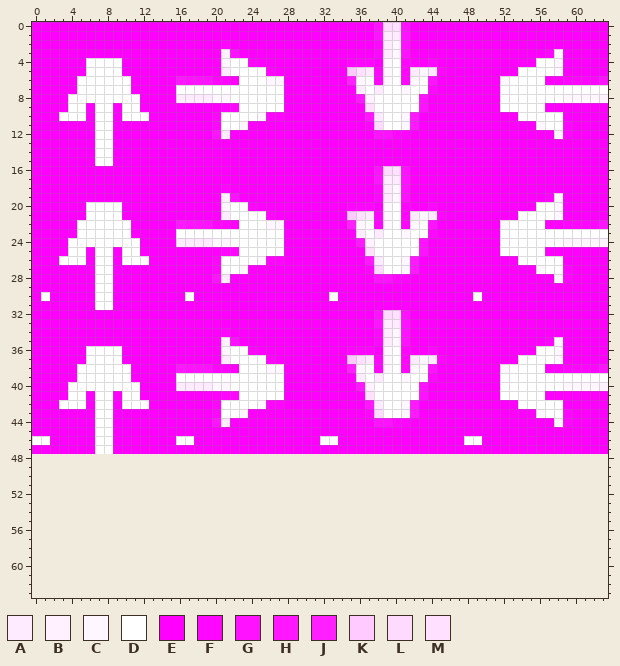
Two states of a pixel-art sprite, res/textures/entitys/mobs/player.png. Above, as it was before the edit.
The file is 64x48 pixels. Colours within 5 levels of each other are drawn and written as one. The old version is drawn lined up with the new one, on the new canvas.
Palette (. is transparent): A #ffebff  B #fff1ff  C #fff7ff  D #ffffff  E #ff00ff  F #ff07ff  G #ff12ff  H #ff18ff  J #ff1fff  K #ffcaff  L #ffdaff  M #ffe0ff
Pixels before (only the part around the change), first column x 0:
34 EEEEEEEEEEEEEEEEEEEEEFEEEEEEEEEEEEEEEEFACGEEEEEEEEEEEEEEEEEEEEEE
35 EEEEEEEEEEEEEEEEEEEEEBGEEEEEEEEEEEEEEEFACGEEEEEEEEEEEEEEEFCEEEEE
36 EEEEEEDDDDEEEEEEEEEEECDDFEEEEEEEEEEFFFECDFEEFEEEEEEEEEEEDDCEEEEE
37 EEEEEEDDDDEEEEEEEEEEEADDDDFEEEEEEEEKMAFCDFACAFEEEEEEEEDDDDCEEEEE
38 EEEEEDDDDDDEEEEEHGGGFFEDDDCCEEEEEEEJCDFCDFCDGEEEEEEECDDDDEEFFFFG
39 EEEEEDDDDDDEEEEEDDDDDDDDDDDDEEEEEEEEADADDCDDFEEEEEEEDDDDDDDDDDDD
40 EEEEDDDDDDDDEEEEAAAACCDDDDDDEEEEEEEEHBDDDDDGEEEEEEEEDDDDDDDCCCCB
41 EEEEDDEDDEDDEEEEEEEEEFFDDDDDEEEEEEEEEMDDDDDGEEEEEEEEDDDDDEEEEEEE
42 EEEDDDEDDEDDDEEEEEEEFDDDDCFFEEEEEEEEEHADDCHEEEEEEEEEEEDDDDDEEEEE
43 EEEEEEEDDEEEEEEEEEEEFDDCEEEEEEEEEEEEEFLDDCHEEEEEEEEEEEEECDDFEEEE
44 EEEEEEEDDEEEEEEEEEEEGAEEEEEEEEEEEEEEEEGGFFEEEEEEEEEEEEEEEECFEEEE
45 EEEEEEEDDEEEEEEEEEEEEEEEEEEEEEEEEEEEEEEEEEEEEEEEEEEEEEEEEEEEEEEE
46 DDEEEEEDDEEEEEEEDDEEEEEEEEEEEEEEDDEEEEEEEEEEEEEEDDEEEEEEEEEEEEEE
47 EEEEEEEDDEEEEEEEEEEEEEEEEEEEEEEEEEEEEEEEEEEEEEEEEEEEEEEEEEEEEEEE
48 ................................................................
49 ................................................................
50 ................................................................
51 ................................................................
52 ................................................................
53 ................................................................
54 ................................................................
55 ................................................................
56 ................................................................
57 ................................................................
58 ................................................................
59 ................................................................
60 ................................................................
61 ................................................................
62 ................................................................
63 ................................................................
New version:
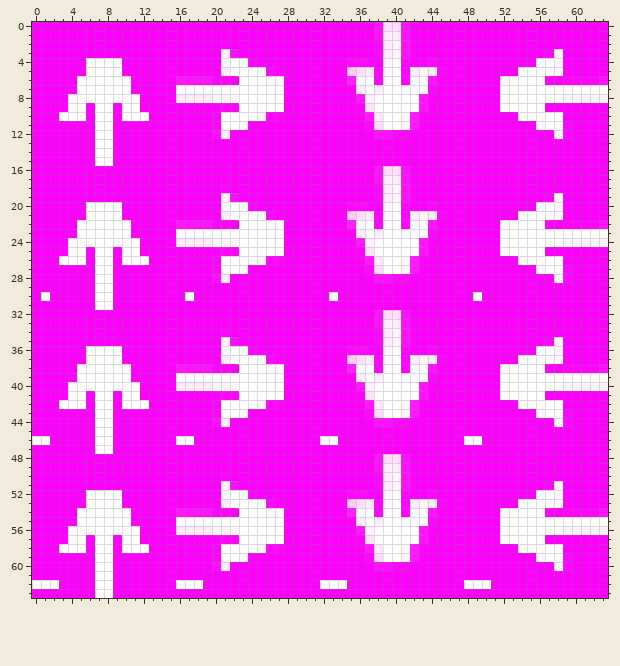
Edits made:
canvas 64x48 -> 64x64
y 48: x 0..63 ................................................................ -> EEEEEEEEEEEEEEEEEEEEEEEEEEEEEEEEEEEEEEGLMGEEEEEEEEEEEEEEEEEEEEEE
y 49: x 0..63 ................................................................ -> EEEEEEEEEEEEEEEEEEEEEEEEEEEEEEEEEEEEEEGAAGEEEEEEEEEEEEEEEEEEEEEE
y 50: x 0..63 ................................................................ -> EEEEEEEEEEEEEEEEEEEEEFEEEEEEEEEEEEEEEEFACGEEEEEEEEEEEEEEEEEEEEEE
y 51: x 0..63 ................................................................ -> EEEEEEEEEEEEEEEEEEEEEBGEEEEEEEEEEEEEEEFACGEEEEEEEEEEEEEEEFCEEEEE
y 52: x 0..63 ................................................................ -> EEEEEEDDDDEEEEEEEEEEECDDFEEEEEEEEEEFFFECDFEEFEEEEEEEEEEEDDCEEEEE
y 53: x 0..63 ................................................................ -> EEEEEEDDDDEEEEEEEEEEEADDDDFEEEEEEEEKMAFCDFACAFEEEEEEEEDDDDCEEEEE
y 54: x 0..63 ................................................................ -> EEEEEDDDDDDEEEEEHGGGFFEDDDCCEEEEEEEJCDFCDFCDGEEEEEEECDDDDEEFFFFG
y 55: x 0..63 ................................................................ -> EEEEEDDDDDDEEEEEDDDDDDDDDDDDEEEEEEEEADADDCDDFEEEEEEEDDDDDDDDDDDD
y 56: x 0..63 ................................................................ -> EEEEDDDDDDDDEEEEAAAACCDDDDDDEEEEEEEEHBDDDDDGEEEEEEEEDDDDDDDCCCCB
y 57: x 0..63 ................................................................ -> EEEEDDEDDEDDEEEEEEEEEFFDDDDDEEEEEEEEEMDDDDDGEEEEEEEEDDDDDEEEEEEE
y 58: x 0..63 ................................................................ -> EEEDDDEDDEDDDEEEEEEEFDDDDCFFEEEEEEEEEHADDCHEEEEEEEEEEEDDDDDEEEEE
y 59: x 0..63 ................................................................ -> EEEEEEEDDEEEEEEEEEEEFDDCEEEEEEEEEEEEEFLDDCHEEEEEEEEEEEEECDDFEEEE
y 60: x 0..63 ................................................................ -> EEEEEEEDDEEEEEEEEEEEGAEEEEEEEEEEEEEEEEGGFFEEEEEEEEEEEEEEEECFEEEE
y 61: x 0..63 ................................................................ -> EEEEEEEDDEEEEEEEEEEEEEEEEEEEEEEEEEEEEEEEEEEEEEEEEEEEEEEEEEEEEEEE
y 62: x 0..63 ................................................................ -> DDDEEEEDDEEEEEEEDDDEEEEEEEEEEEEEDDDEEEEEEEEEEEEEDDDEEEEEEEEEEEEE
y 63: x 0..63 ................................................................ -> EEEEEEEDDEEEEEEEEEEEEEEEEEEEEEEEEEEEEEEEEEEEEEEEEEEEEEEEEEEEEEEE
